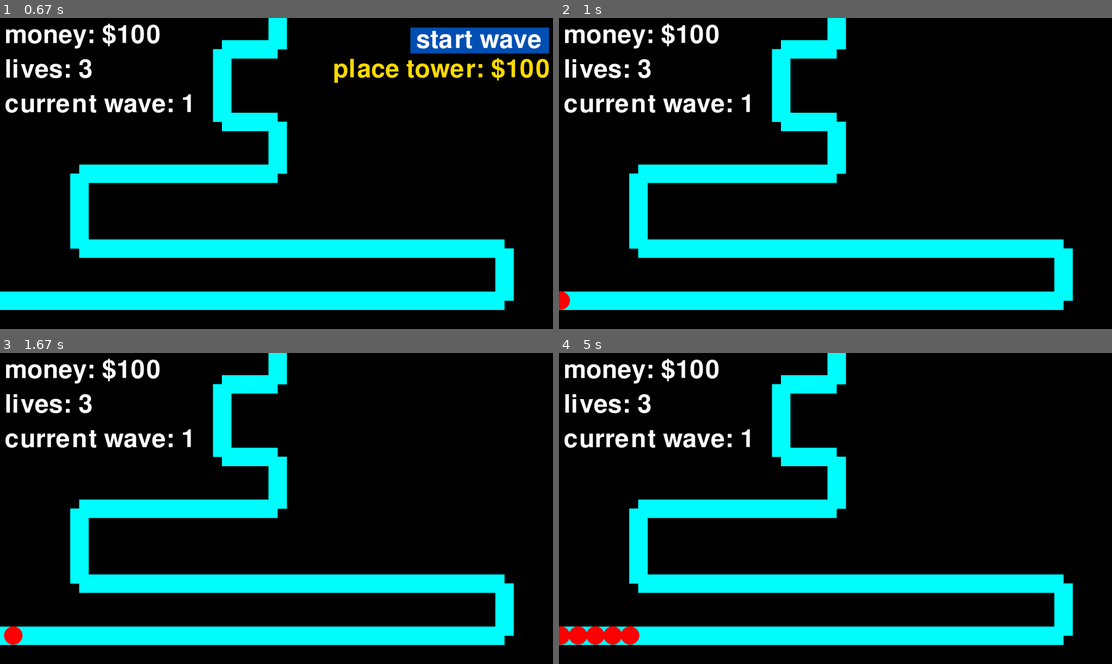
Above: before the commit, frames 1-4 (two rows, left to right).
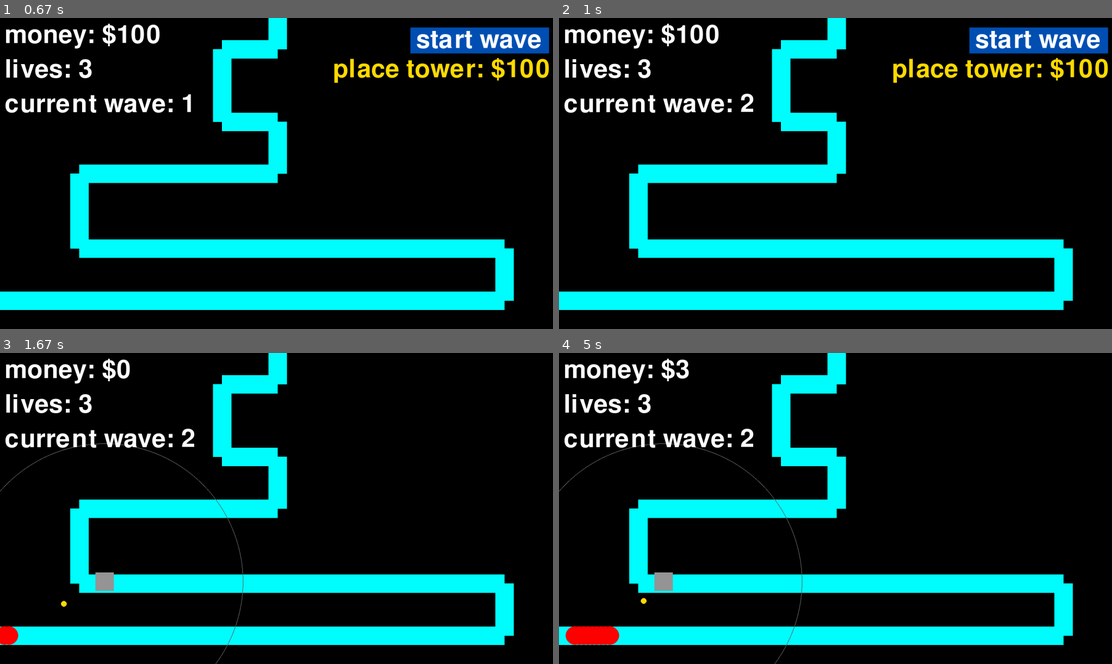
Above: after the commit, the same moments.

Repository: hutgib2/games_site
Game: pygame game, started from games/tower-defense/src/main.py
The game is run twice, just before and just after one commit, with the same random seed, the same clock (stepped at 60 frames per second) and the same inputs.
Inputs (mouse positions are in pixels of both pictures, inside the frame that each line leads up to):
- Up to frame 1 (0.67 s): hold P from 0.33 s (still down)
- Up to frame 2 (1 s): release P at 0.8 s; click "start wave" at 0.88 s
- Up to frame 3 (1.67 s): click (105, 583) at 1.22 s; click (409, 371) at 1.55 s, where only the run after the commit has a clickable "start wave"
- Up to frame 4 (5 s): no input

Frame 1 is identical in both runs. In frame 2, 3.4% of the frame differs, in the area x 0-100%, y 2-94%; in frame 3, 0.9%; in frame 4, 1.2%.

Commit message:
Added an enemy class and updated enemy spawing to use the timer.
Co-authored-by: edenjamsalem <edenjamsalem@users.noreply.github.com>

Diff:
--- /dev/null
+++ b/games/tower-defense/src/game/enemy.py
@@ -0,0 +1,17 @@
+from game.settings import *
+
+# arguments are used to define values that we might want to vary
+# OR when the value we want needs to come from the parent class
+class Enemy(pygame.sprite.Sprite):
+    def __init__(self, pos, health, groups):
+        super().__init__(groups)
+        self.pos = pos
+        self.health = health
+        self.speed = 1
+        self.target = 1
+        self.color = (255, 0, 0)
+        self.size = 32
+
+    def update(self):
+        pygame.draw.circle(screen, self.color, self.pos, self.size)
+        # later we will have surfs
--- a/games/tower-defense/src/game/td.py
+++ b/games/tower-defense/src/game/td.py
@@ -1,5 +1,12 @@
 import math
 from game.settings import *
+from game.enemy import Enemy
+from utils.timer import Timer
+
+# HOMEWORK
+# choose a theme for the game
+# find images for enemies, towers, bg image, map
+
 
 # TODO: reorganise the code into classes
 # TODO: add images to game
@@ -19,13 +26,12 @@
         self.running = True
         self.clock = pygame.time.Clock()
         self.building = True
-        self.enemies = []
-        # self.enemy_sprites = pygame.group.enemy_sprites
+        self.enemy_sprites = pygame.sprite.Group()
         self.towers = []
         self.bullets = []
         self.spawn_queue = []
         self.cost = 100
-        self.spawn_timer = 0
+        self.spawn_timer = None
         self.money = 100
         self.lives = 3
         self.current_wave = 0
@@ -49,7 +55,7 @@
     def draw_game(self):
         screen.fill((0, 0, 0))
         self.draw_map()
-        self.draw_enemies()
+        self.enemy_sprites.update()
         self.draw_tower()
         self.draw_bullets()
         self.draw_display()
@@ -61,13 +67,7 @@
             pygame.draw.line(screen, (0, 255, 255), self.way_points[i], self.way_points[i+1], 64)
 
     def spawn_enemy(self):
-        return {
-            'x': self.way_points[0][0],
-            'y': self.way_points[0][1],
-            'speed': 1,
-            'health': self.current_wave*2,
-            'target': 1
-        }
+        Enemy([self.way_points[0][0], self.way_points[0][1]], self.current_wave*2, self.enemy_sprites)
 
     def spawn_tower(self, x, y):
         return {
@@ -80,28 +80,25 @@
         }
 
     def move_enemies(self):
-        for enemy in self.enemies[:]:
-            if enemy['target'] >= len(self.way_points):
+        # replace the indexing into a dict, with accessing the class attributes
+        for enemy in self.enemy_sprites:
+            if enemy.target >= len(self.way_points):
                 self.lives -= 1
                 self.money += 1
                 if self.lives <= 0:
                     self.running = False
-                self.enemies.remove(enemy)
+                enemy.kill()
                 continue
-            tx = self.way_points[enemy['target']][0]
-            ty = self.way_points[enemy['target']][1]
-            dx = tx - enemy['x']
-            dy = ty - enemy['y']
+            tx = self.way_points[enemy.target][0]
+            ty = self.way_points[enemy.target][1]
+            dx = tx - enemy.pos[0]
+            dy = ty - enemy.pos[1]
             dist = math.hypot(dx, dy)
-            if dist < enemy['speed']:
-                enemy['target'] += 1
+            if dist < enemy.speed:
+                enemy.target += 1
             else:
-                enemy['x'] += (dx / dist) * enemy['speed']
-                enemy['y'] += (dy / dist) * enemy['speed']
-
-    def draw_enemies(self):
-        for enemy in self.enemies[:]:
-            pygame.draw.circle(screen, (255, 0, 0), (int(enemy['x']), int(enemy['y'])), 32)
+                enemy.pos[0] += (dx / dist) * enemy.speed
+                enemy.pos[1] += (dy / dist) * enemy.speed
 
     def draw_tower(self):
         for tower in self.towers[:]:
@@ -127,17 +124,17 @@
         # return closest
         furthest = None
         furthest_dist = -1
-        for enemy in self.enemies:
-            dist = math.hypot(enemy['x'] - tower['x'], enemy['y'] - tower['y'])
+        for enemy in self.enemy_sprites:
+            dist = math.hypot(enemy.pos[0] - tower['x'], enemy.pos[1] - tower['y'])
             if dist < tower['range']:
-                if enemy['target'] > furthest_dist:
+                if enemy.target > furthest_dist:
                     furthest = enemy
-                    furthest_dist = enemy['target']
+                    furthest_dist = enemy.target
         return furthest
 
     def fire(self, tower, target):
-        dx = target['x'] - tower['x']
-        dy = target['y'] - tower['y']
+        dx = target.pos[0] - tower['x']
+        dy = target.pos[1] - tower['y']
         dist = math.hypot(dx, dy)
         self.bullets.append({
             'x': tower['x'],
@@ -156,14 +153,14 @@
             if bullet['x'] < 0 or bullet['x'] > WINDOW_WIDTH or bullet['y'] < 0 or bullet['y'] > WINDOW_HEIGHT:
                 self.bullets.remove(bullet)
                 continue
-            for enemy in self.enemies[:]:
-                dist = math.hypot(bullet['x'] - enemy['x'], bullet['y'] - enemy['y'])
+            for enemy in self.enemy_sprites:
+                dist = math.hypot(bullet['x'] - enemy.pos[0], bullet['y'] - enemy.pos[1])
                 if dist < 32:
-                    enemy['health'] -= bullet['damage']
+                    enemy.health -= bullet['damage']
                     if bullet in self.bullets:
                         self.bullets.remove(bullet)
-                    if enemy['health'] <= 0:
-                        self.enemies.remove(enemy)
+                    if enemy.health <= 0:
+                        enemy.kill()
                         self.money += 1
                     break
 
@@ -186,19 +183,8 @@
         screen.blit(font.render(f"current wave: {self.current_wave}", True, (255,255,255)), (16, 256))
         screen.blit(font.render(f"lives: {self.lives}", True, (255,255,255)), (16, 136))
 
-    def start_wave(self, wave_number):
-        total = wave_number * 5
-        for i in range(total):
-            self.spawn_queue.append(self.spawn_enemy())
-
-    def update_spawning(self):
-        if not self.spawn_queue:
-            return
-        self.spawn_timer -= 1
-
-        if self.spawn_timer <= 0:
-            self.enemies.append(self.spawn_queue.pop(0))
-            self.spawn_timer = self.spawn_delay
+    def start_wave(self):
+        self.spawn_timer = Timer(250, self.spawn_enemy, repeat=self.current_wave * 5, autostart=True)
 
     def handle_events(self):
         for event in pygame.event.get():
@@ -209,7 +195,7 @@
                 if WINDOW_WIDTH - 750 <= mx <= WINDOW_WIDTH - 250 and 20 <= my <= 120:
                     self.building = False
                     self.wave_complete = False
-                    self.start_wave(self.current_wave)
+                    self.start_wave()
                 elif self.money >= self.cost:
                     self.towers.append(self.spawn_tower(mx, my))
                     self.money -= self.cost
@@ -221,8 +207,9 @@
             self.move_enemies()
             self.update_towers()
             self.update_bullets()
-            self.update_spawning()
-            if not self.spawn_queue and not self.enemies and not self.wave_complete:
+            if self.spawn_timer:
+                self.spawn_timer.update()
+            if len(self.enemy_sprites) == 0 and not self.wave_complete:
                 self.current_wave += 1
                 self.wave_complete = True
                 self.building = True
--- a/games/tower-defense/src/utils/timer.py
+++ b/games/tower-defense/src/utils/timer.py
@@ -1,12 +1,20 @@
 import pygame
 
+# We want to have the option to run the timer a certain number of times
+# e.g. 5 times and then switch off
+
+# Think how we can make the time run a given number of times and then stop
+# HINT - repurpose the the repeat arg, to be the number of times to repeat
+# None == infinite
+
 class Timer:
-    def __init__(self, duration, func = None, repeat = None, autostart = False):
+    def __init__(self, duration, func = None, repeat = 1, autostart = False):
         self.duration = duration
         self.start_time = 0
         self.active = False
         self.func = func
         self.repeat = repeat
+        self.func_exections = 0
 
         if autostart:
             self.activate()
@@ -21,15 +29,15 @@
     def deactivate(self):
         self.active = False
         self.start_time = 0
-        if self.repeat:
+        if self.func_exections < self.repeat or self.repeat==None:
             self.activate()
 
     def stop(self): # Use to temporarily pause a repeating timer
         if self.repeat:
-            self.repeat = False
+            self.repeat = 0
 
     def resume(self): # Use to resume a repeating timer
-        self.repeat = True
+        self.repeat = None # TODO: fix stop and resume for new repeat functionality
 
     def get_progress(self):
         elapsed_time = pygame.time.get_ticks() - self.start_time
@@ -40,4 +48,5 @@
         if pygame.time.get_ticks() - self.start_time >= self.duration:
             if self.func and self.start_time != 0:
                 self.func()
+                self.func_exections += 1
             self.deactivate()
